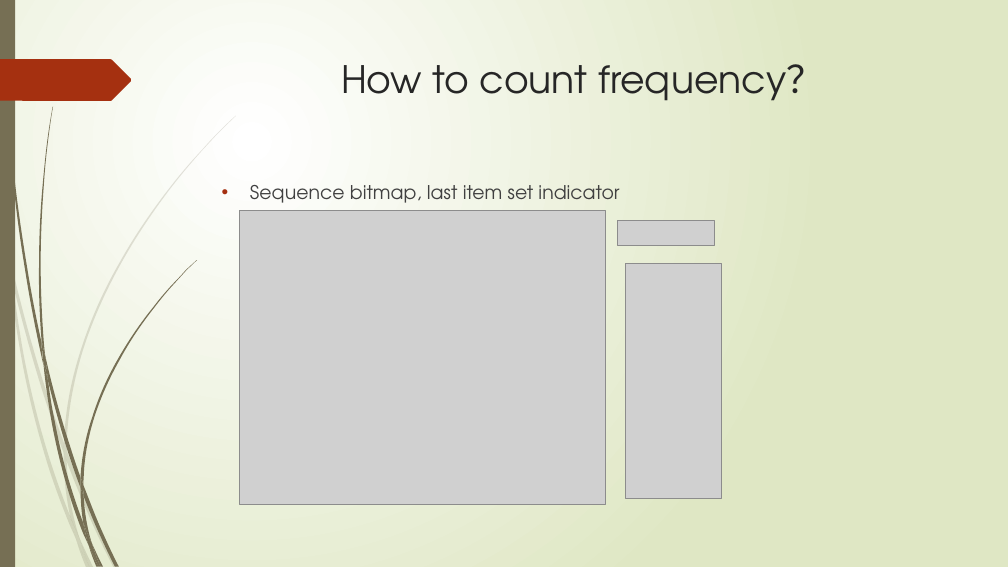
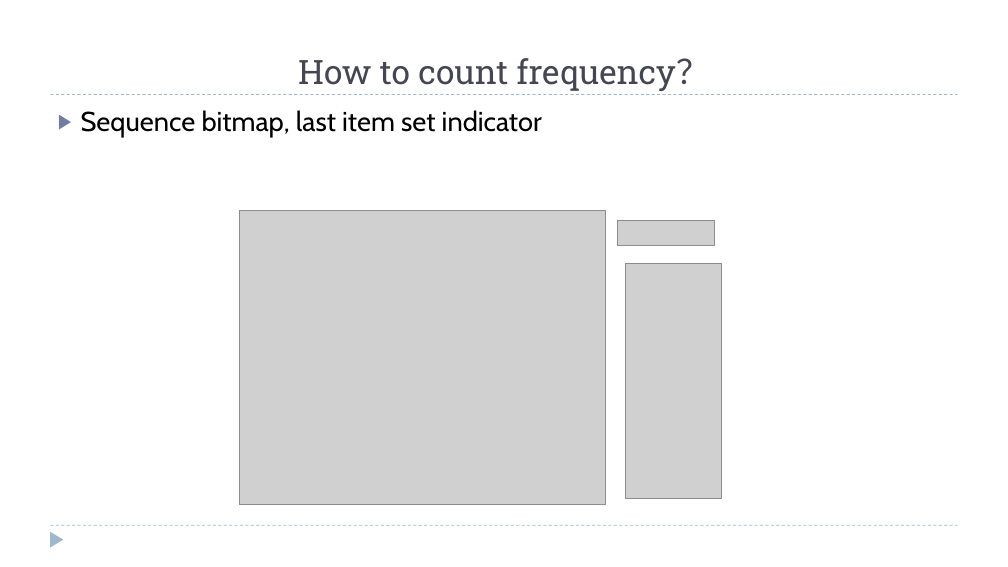
Before and after one commit to zixiaojindao/time-series-survey, a slide deck: slide 36 of slide/tsdm.pptx (slide 43 before the commit). Drawn at 1008x567 pixels with LibreOffice and Linux fonts; fonts in the diff are those of the drawing; grey boxes stand for pictures. Boxes give left, top, right and bottom in pixels: in the first picture for what was removed or moved away, otherwise in the second. Text is boxed around its words. In the diff, an @@ line names an element or a change of style, - is before the commit and + after.

```diff
--- a/slide/tsdm.pptx
+++ b/slide/tsdm.pptx
@@ background gradient #FFFFFF to #DFE8C4 to #FFFFFF @@
@@ rectangle removed at bbox=[0, 0, 15, 567] @@
@@ title "How to count frequency？": place and size @@
-title "How to count frequency？" at bbox=[341, 64, 824, 101]
+title "How to count frequency？" at bbox=[298, 58, 710, 91]
@@ title "How to count frequency？" at bbox=[298, 58, 710, 91]: size 36 to 32 pt, font TeX Gyre Adventor to Roboto Slab, text colour #262626 to #464653; vertical alignment top to bottom @@
@@ freeform shape removed at bbox=[0, 59, 132, 101] @@
@@ text "Sequence bitmap, last item set ...": place and size @@
-text "Sequence bitmap, last item set ..." at bbox=[250, 185, 619, 203]
+text "Sequence bitmap, last item set ..." at bbox=[81, 110, 542, 137]
@@ text "Sequence bitmap, last item set ..." at bbox=[81, 110, 542, 137]: size 18 to 26 pt, font TeX Gyre Adventor to Cabin, text colour #404040 to #000000; bullet • to ▶; less space between paragraphs; bullet colour #A53010 to #727CA3 @@
@@ line added from (51, 95) to (958, 95), #9FB8CD 0.75 pt dashed @@
@@ triangle added at bbox=[50, 532, 64, 548], fill #9FB8CD @@
@@ line added from (51, 526) to (958, 526), #9FB8CD 0.75 pt dashed @@
@@ group removed at bbox=[0, 116, 236, 567]: 10 freeform shapes @@
@@ group removed at bbox=[2, 0, 197, 567]: 12 freeform shapes @@
```
Also in this commit, not shown: 42 other slides changed, 7 slides added, 13 slides removed, 4 other files.
